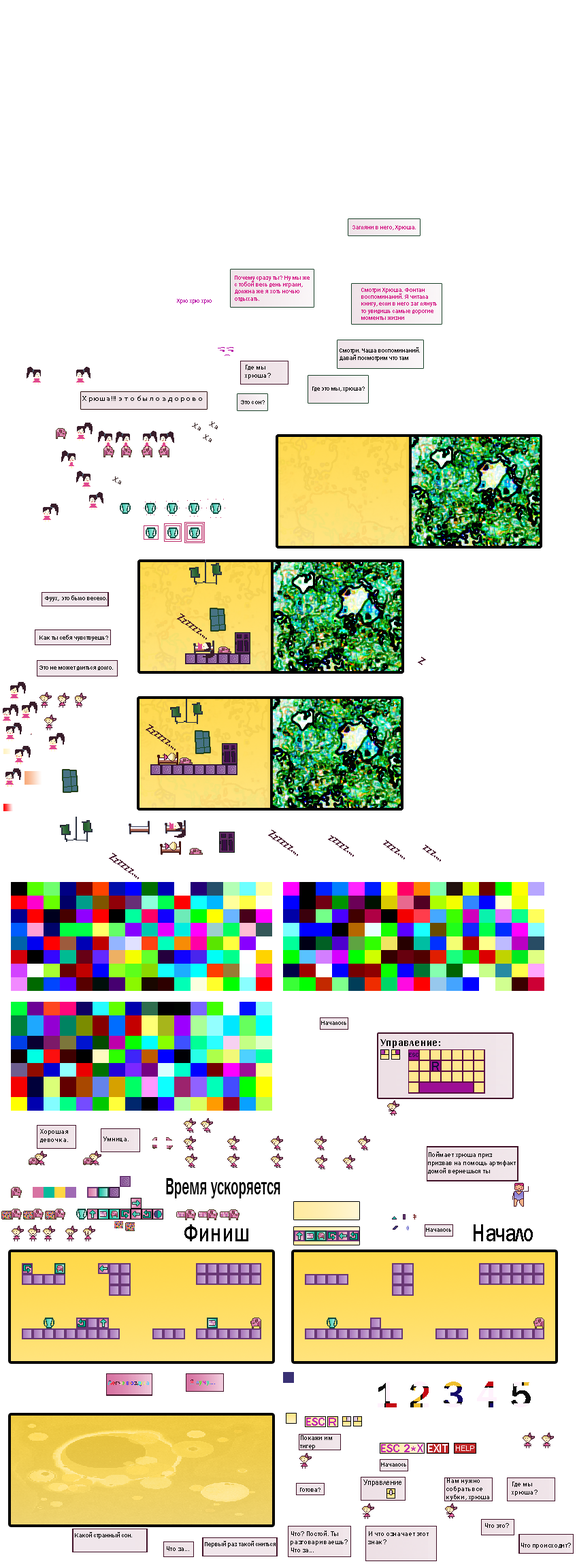
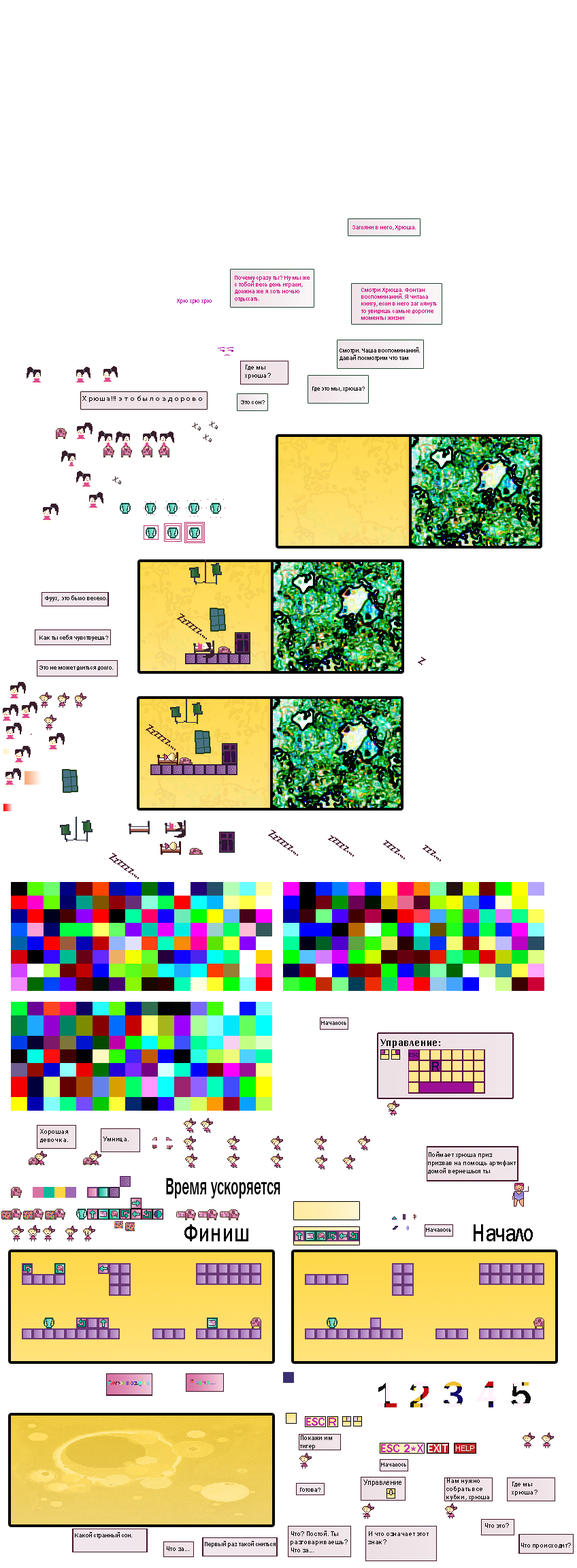
Comparing the layer stacks of the two w=577, h=1568 images. Changes:
painted on "Слой 1" over [103, 366, 118, 384]
painted on "Слой 12 копия" over [103, 366, 118, 384]
